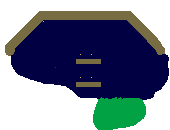
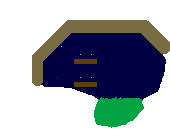
Revision of a layered (170, 130) image; what changed, layer by layer:
painted on "Background" over box(5, 11, 170, 130)
